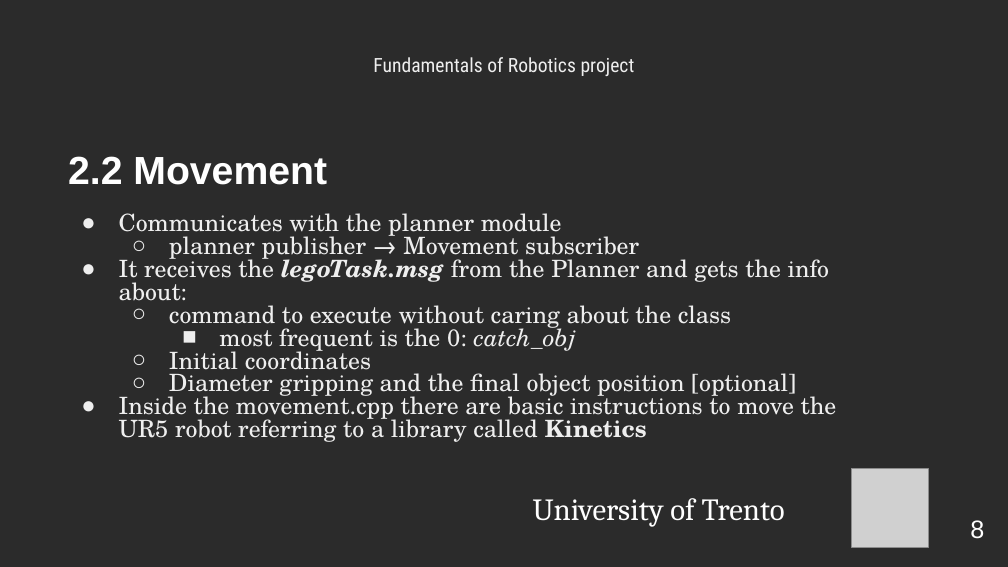
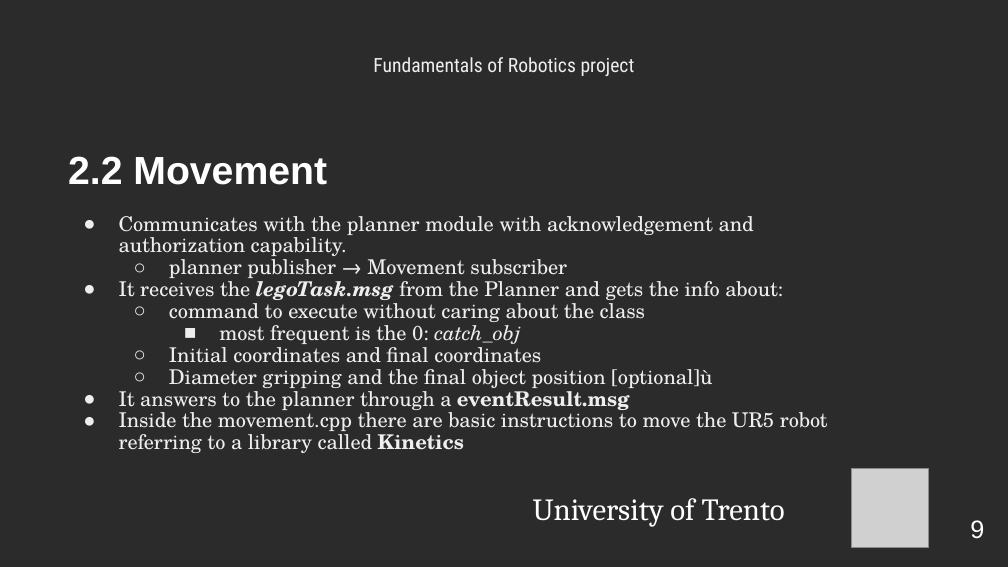
Before and after one commit to LordBions/Robotics_ICE23_UNITN, a slide deck: slide 9 of Documents/Robotics.pptx (slide 8 before the commit). Drawn at 1008x567 pixels with LibreOffice and Linux fonts; fonts in the diff are those of the drawing; grey boxes stand for pictures; background and template pictures are left out; a plain dark background stands for a picture behind light text. Boxes give left, top, right and bottom in pixels: in the first picture for what was removed or moved away, otherwise in the second. Text is boxed around its words. In the diff, an @@ line names an element or a change of style, - is before the commit and + after.

```diff
--- a/Documents/Robotics.pptx
+++ b/Documents/Robotics.pptx
@@ subtitle at box(119, 216, 754, 256): text changed; size 17 to 14.4 pt @@
-● Communicates with the planner module
+● Communicates with the planner module with acknowledgement and authorization capability.
@@ subtitle at box(119, 255, 828, 453): size 17 to 14.4 pt in "planner publisher → Movement subscriber", "It receives the legoTask.msg from the Planner ...", "command to execute without caring about the ...", "most frequent is the 0: catch_obj" and 1 more places; indent changed; line spacing 0.8 to 0.9 @@
@@ subtitle at box(119, 342, 712, 410): text changed; size 17 to 14.4 pt @@
-  ○ Initial coordinates
-  ○ Diameter gripping and the final object position [optional]
+  ○ Initial coordinates and final coordinates
+  ○ Diameter gripping and the final object position [optional]ù
+● It answers to the planner through a eventResult.msg
@@ page number at box(970, 520, 984, 539): text changed @@
-8
+9
```
Also in this commit, not shown: 15 other slides changed, 4 slides added, 6 other files.
